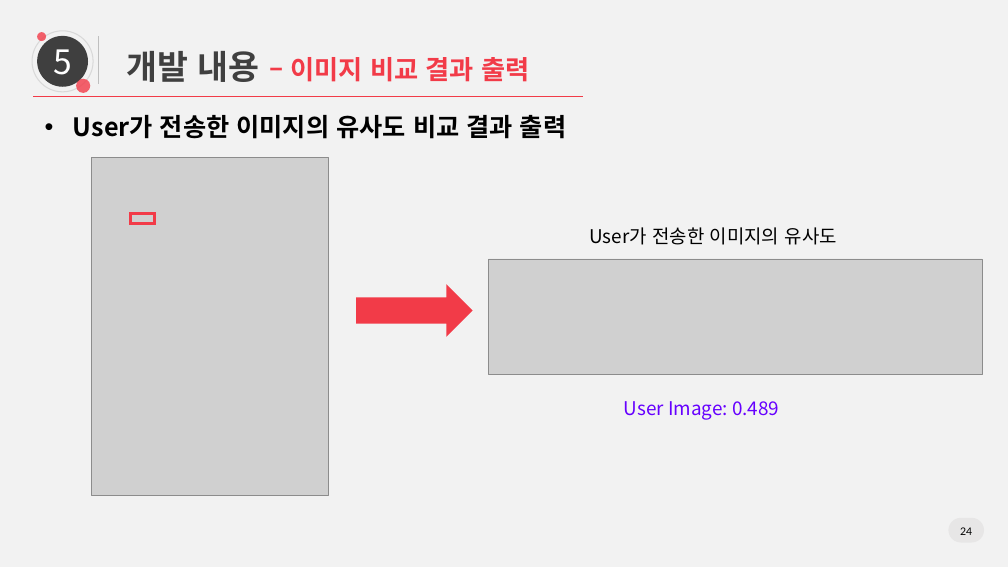
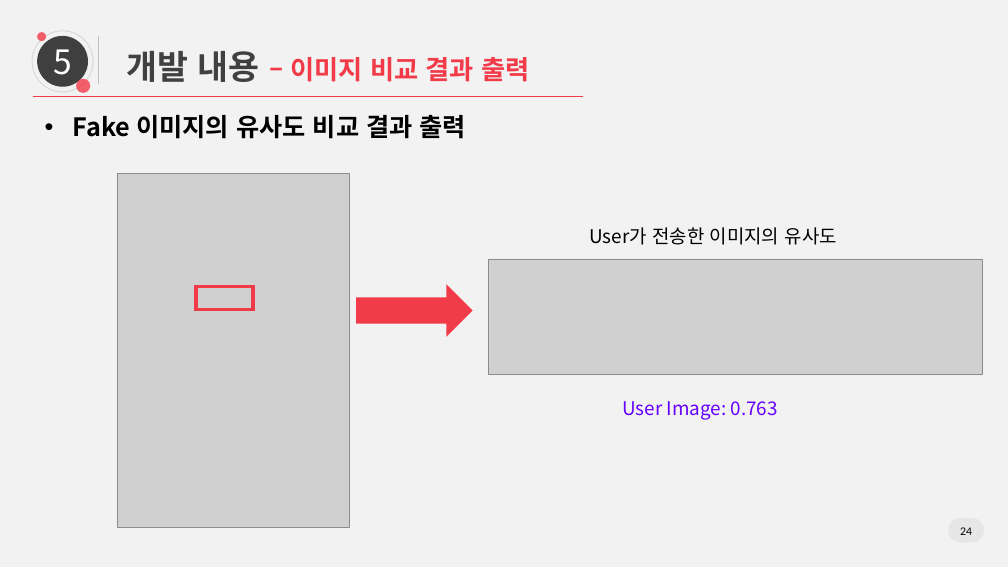
Before and after one commit to yjinsol/grad_project, a slide deck: slide 24 of Docs/20190625_졸업논문 최종발표/0625 논문 최종발표_v2.pptx. Drawn at 1008x567 pixels with LibreOffice and Linux fonts; fonts in the diff are those of the drawing; grey boxes stand for pictures. Boxes give left, top, right and bottom in pixels: in the first picture for what was removed or moved away, otherwise in the second. Text is boxed around its words. In the diff, an @@ line names an element or a change of style, - is before the commit and + after.

Commit message:
upload modified final ppt v2

```diff
--- a/Docs/20190625_졸업논문 최종발표/0625 논문 최종발표_v2.pptx
+++ b/Docs/20190625_졸업논문 최종발표/0625 논문 최종발표_v2.pptx
@@ text at (73,115,466,139): text changed @@
-• User가 전송한 이미지의 유사도 비교 결과 출력
+• Fake 이미지의 유사도 비교 결과 출력
@@ picture: place and size @@
-picture at (91,157,328,496)
+picture at (117,174,350,528)
@@ rectangle removed at (131,213,155,224) @@
@@ rectangle added at (196,287,253,309), outline #F23B48 3 pt @@
@@ text at (622,401,778,420): text changed @@
-User Image: 0.489
+User Image: 0.763
```
Also in this commit, not shown: 4 other slides changed.
